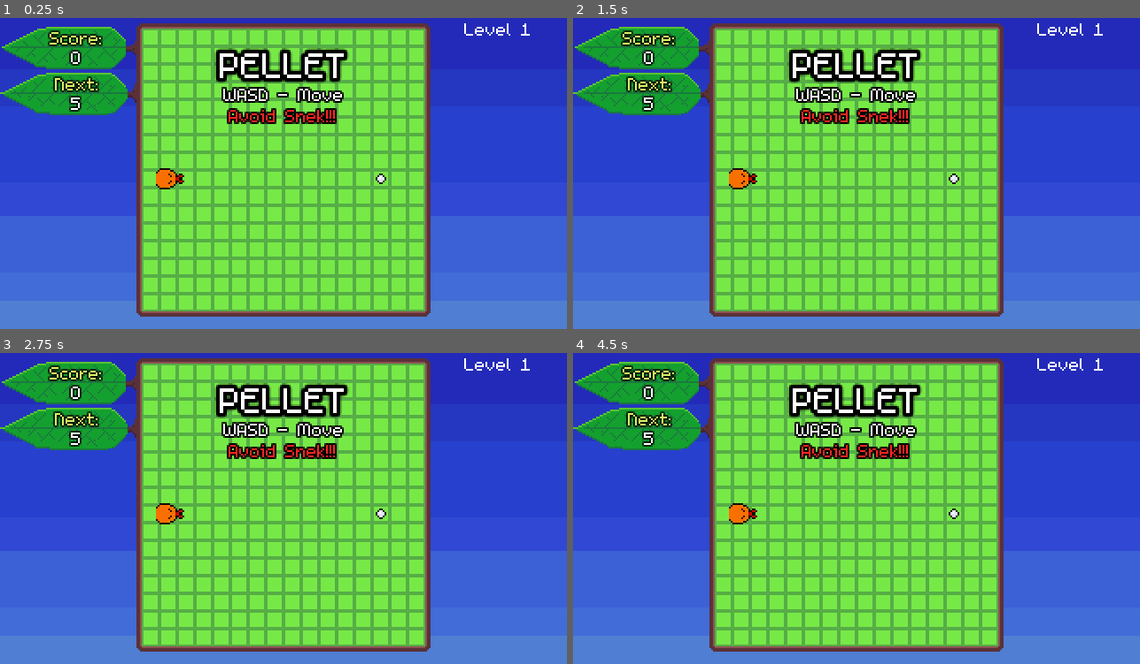
Above: before the commit, frames 1-4 (two rows, left to right).
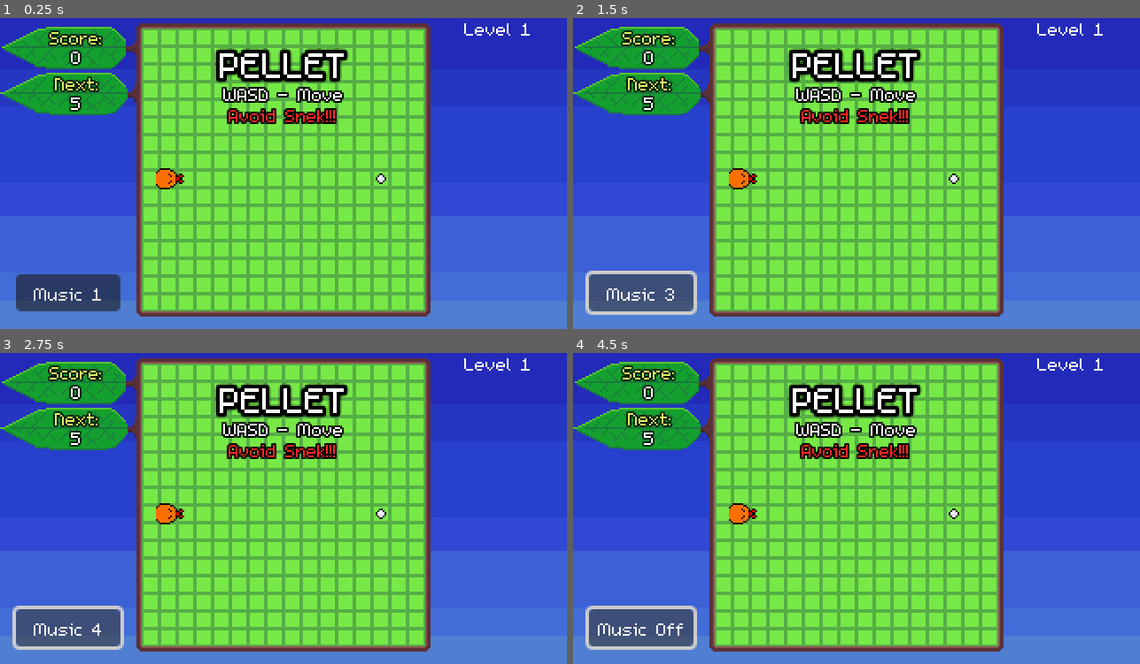
Above: after the commit, the same moments.

Repository: bdunko/Pellet
Game: Godot game, scene res://main.tscn
Same seed, same stepped clock (60 frames per second), same inputs: the game is played once before the commit and once after it.
Inputs (mouse positions are in pixels of both pictures, inside the frame that each line leads up to):
- Up to frame 1 (0.25 s): no input
- Up to frame 2 (1.5 s): click (641, 291) at 0.5 s, where only the run after the commit has a clickable "Music 1"; click (641, 291) at 1.25 s, where only the run after the commit has a clickable "Music 2"
- Up to frame 3 (2.75 s): click (68, 626) at 2 s, where only the run after the commit has a clickable "Music 3"
- Up to frame 4 (4.5 s): click (641, 626) at 2.75 s, where only the run after the commit has a clickable "Music 4"; click (641, 626) at 3.5 s, where only the run after the commit has a clickable "Music 5"; click (641, 626) at 4.25 s, where only the run after the commit has a clickable "Music 6"

The runs differ from the first frame. In frame 1, 2.2% of the frame differs, in the area x 2-22%, y 82-95%; in frame 2, 2.8%, in the area x 2-22%, y 81-96%; in frame 3, 2.8%; in frame 4, 2.8%.

Commit message:
multi music

Diff:
--- /dev/null
+++ b/MusicControl.gd
@@ -0,0 +1,11 @@
+extends TextureButton
+
+
+# Called when the node enters the scene tree for the first time.
+func _ready():
+	pass # Replace with function body.
+
+
+# Called every frame. 'delta' is the elapsed time since the previous frame.
+func _process(delta):
+	pass
--- a/default_bus_layout.tres
+++ b/default_bus_layout.tres
@@ -1,9 +1,45 @@
 [gd_resource type="AudioBusLayout" format=3 uid="uid://coypn8oxt1ati"]
 
 [resource]
-bus/1/name = &"New Bus"
+bus/1/name = &"Snake"
 bus/1/solo = false
 bus/1/mute = false
 bus/1/bypass_fx = false
-bus/1/volume_db = -8.00903
+bus/1/volume_db = 4.10241
 bus/1/send = &"Master"
+bus/2/name = &"Music1"
+bus/2/solo = false
+bus/2/mute = false
+bus/2/bypass_fx = false
+bus/2/volume_db = -6.57885
+bus/2/send = &"Master"
+bus/3/name = &"Music2"
+bus/3/solo = false
+bus/3/mute = true
+bus/3/bypass_fx = false
+bus/3/volume_db = -2.37694
+bus/3/send = &"Master"
+bus/4/name = &"Music3"
+bus/4/solo = false
+bus/4/mute = true
+bus/4/bypass_fx = false
+bus/4/volume_db = -6.25101
+bus/4/send = &"Master"
+bus/5/name = &"Music4"
+bus/5/solo = false
+bus/5/mute = true
+bus/5/bypass_fx = false
+bus/5/volume_db = -7.63485
+bus/5/send = &"Master"
+bus/6/name = &"Music5"
+bus/6/solo = false
+bus/6/mute = true
+bus/6/bypass_fx = false
+bus/6/volume_db = -6.91795
+bus/6/send = &"Master"
+bus/7/name = &"Music6"
+bus/7/solo = false
+bus/7/mute = true
+bus/7/bypass_fx = false
+bus/7/volume_db = -7.03483
+bus/7/send = &"Master"
--- a/main.gd
+++ b/main.gd
@@ -491,3 +491,77 @@
 
 func on_bullet_shot():
 	$BulletSound.play()
+
+
+var music_state = 1
+func _on_music_control_pressed():
+	if music_state == 0:
+		music_state = 1
+		$MusicButton.text = "Music 1"
+		$Music1.play(0)
+		AudioServer.set_bus_mute(2, false)
+		AudioServer.set_bus_mute(3, true)
+		AudioServer.set_bus_mute(4, true)
+		AudioServer.set_bus_mute(5, true)
+		AudioServer.set_bus_mute(6, true)
+		AudioServer.set_bus_mute(7, true)
+	elif music_state == 1:
+		music_state = 2
+		$Music2.play(0)
+		$MusicButton.text = "Music 2"
+		AudioServer.set_bus_mute(2, true)
+		AudioServer.set_bus_mute(3, false)
+		AudioServer.set_bus_mute(4, true)
+		AudioServer.set_bus_mute(5, true)
+		AudioServer.set_bus_mute(6, true)
+		AudioServer.set_bus_mute(7, true)
+	elif music_state == 2:
+		music_state = 3
+		$Music3.play(0)
+		$MusicButton.text = "Music 3"
+		AudioServer.set_bus_mute(2, true)
+		AudioServer.set_bus_mute(3, true)
+		AudioServer.set_bus_mute(4, false)
+		AudioServer.set_bus_mute(5, true)
+		AudioServer.set_bus_mute(6, true)
+		AudioServer.set_bus_mute(7, true)
+	elif music_state == 3:
+		music_state = 4
+		$Music4.play(0)
+		$MusicButton.text = "Music 4"
+		AudioServer.set_bus_mute(2, true)
+		AudioServer.set_bus_mute(3, true)
+		AudioServer.set_bus_mute(4, true)
+		AudioServer.set_bus_mute(5, false)
+		AudioServer.set_bus_mute(6, true)
+		AudioServer.set_bus_mute(7, true)
+	elif music_state == 4:
+		music_state = 5
+		$Music5.play(0)
+		$MusicButton.text = "Music 5"
+		AudioServer.set_bus_mute(2, true)
+		AudioServer.set_bus_mute(3, true)
+		AudioServer.set_bus_mute(4, true)
+		AudioServer.set_bus_mute(5, true)
+		AudioServer.set_bus_mute(6, false)
+		AudioServer.set_bus_mute(7, true)
+	elif music_state == 5:
+		music_state = 6
+		$Music6.play(0)
+		$MusicButton.text = "Music 6"
+		AudioServer.set_bus_mute(2, true)
+		AudioServer.set_bus_mute(3, true)
+		AudioServer.set_bus_mute(4, true)
+		AudioServer.set_bus_mute(5, true)
+		AudioServer.set_bus_mute(6, true)
+		AudioServer.set_bus_mute(7, false)
+	elif music_state == 6:
+		music_state = 0
+		AudioServer.set_bus_mute(2, true)
+		AudioServer.set_bus_mute(3, true)
+		AudioServer.set_bus_mute(4, true)
+		AudioServer.set_bus_mute(5, true)
+		AudioServer.set_bus_mute(6, true)
+		AudioServer.set_bus_mute(7, true)
+		$Music1.play()
+		$MusicButton.text = "Music Off"
--- a/main.tscn
+++ b/main.tscn
@@ -23,7 +23,12 @@
 [ext_resource type="AudioStream" uid="uid://cmekayqr68vk8" path="res://assets/sound/nextlevel.mp3" id="21_hy2j7"]
 [ext_resource type="AudioStream" uid="uid://pfhawlwllb4k" path="res://assets/sound/transition.mp3" id="22_bont8"]
 [ext_resource type="AudioStream" uid="uid://syjyduu4a4g" path="res://assets/sound/eat.mp3" id="23_rfv8v"]
-[ext_resource type="AudioStream" uid="uid://3hexxv3yrh65" path="res://assets/sound/Eggy Toast - Mud.mp3" id="25_urkdu"]
+[ext_resource type="AudioStream" uid="uid://i8nppwi6m68n" path="res://assets/sound/bgm.mp3" id="24_s4yrh"]
+[ext_resource type="AudioStream" uid="uid://bpjmdgt25o538" path="res://assets/sound/bgm3.mp3" id="25_5arei"]
+[ext_resource type="AudioStream" uid="uid://70nmu5rysblg" path="res://assets/sound/bgm2.mp3" id="26_nyssc"]
+[ext_resource type="AudioStream" uid="uid://bamw7dcs75bfe" path="res://assets/sound/bgm4.mp3" id="27_mo04j"]
+[ext_resource type="AudioStream" uid="uid://bd24mkc8s8nx" path="res://assets/sound/bgm5.mp3" id="28_m5f41"]
+[ext_resource type="AudioStream" uid="uid://8006g383kcen" path="res://assets/sound/bgm6.mp3" id="29_p4wmy"]
 
 [sub_resource type="RectangleShape2D" id="RectangleShape2D_ji84y"]
 size = Vector2(4.5, 166)
@@ -213,6 +218,7 @@
 [node name="DeadFilter" type="ColorRect" parent="DeadInfo"]
 offset_right = 320.0
 offset_bottom = 180.0
+mouse_filter = 2
 color = Color(0, 0, 0, 0.623529)
 
 [node name="OhNo" type="RichTextLabel" parent="DeadInfo"]
@@ -322,6 +328,7 @@
 
 [node name="MoveSound" type="AudioStreamPlayer" parent="."]
 stream = ExtResource("18_2hrks")
+bus = &"Snake"
 
 [node name="BulletSound" type="AudioStreamPlayer" parent="."]
 stream = ExtResource("19_dp7f8")
@@ -335,13 +342,47 @@
 [node name="EatSound" type="AudioStreamPlayer" parent="."]
 stream = ExtResource("23_rfv8v")
 
-[node name="AudioStreamPlayer" type="AudioStreamPlayer" parent="."]
-stream = ExtResource("25_urkdu")
-autoplay = true
-bus = &"New Bus"
+[node name="Music1" type="AudioStreamPlayer" parent="."]
+stream = ExtResource("24_s4yrh")
+autoplay = true
+bus = &"Music1"
+
+[node name="Music2" type="AudioStreamPlayer" parent="."]
+stream = ExtResource("25_5arei")
+autoplay = true
+bus = &"Music2"
+
+[node name="Music3" type="AudioStreamPlayer" parent="."]
+stream = ExtResource("26_nyssc")
+autoplay = true
+bus = &"Music3"
+
+[node name="Music4" type="AudioStreamPlayer" parent="."]
+stream = ExtResource("27_mo04j")
+autoplay = true
+bus = &"Music4"
+
+[node name="Music5" type="AudioStreamPlayer" parent="."]
+stream = ExtResource("28_m5f41")
+autoplay = true
+bus = &"Music5"
+
+[node name="Music6" type="AudioStreamPlayer" parent="."]
+stream = ExtResource("29_p4wmy")
+autoplay = true
+bus = &"Music6"
+
+[node name="MusicButton" type="Button" parent="."]
+z_index = 4096
+offset_left = 9.0
+offset_top = 149.0
+offset_right = 68.0
+offset_bottom = 170.0
+text = "Music 1"
 
 [connection signal="timeout" from="NextLevelInfo/Timer" to="NextLevelInfo" method="_on_timer_timeout"]
 [connection signal="dead" from="Pellet" to="." method="_on_pellet_dead"]
 [connection signal="moved" from="Pellet" to="." method="_on_pellet_moved"]
 [connection signal="ate_bug" from="Snakes/Snake" to="." method="on_bug_killed"]
 [connection signal="timeout" from="Timer" to="." method="_on_timer_timeout"]
+[connection signal="pressed" from="MusicButton" to="." method="_on_music_control_pressed"]
Binary file added: assets/music.png
Not shown, added: assets/music.png.import
Binary file added: assets/music1.png
Not shown, added: assets/music1.png.import
Binary file added: assets/music2.png
Not shown, added: assets/music2.png.import
Binary file added: assets/music3.png
Not shown, added: assets/music3.png.import
Binary file added: assets/musicnone.png
Not shown, added: assets/musicnone.png.import
Not shown, removed: assets/sound/Eggy Toast - Mud.mp3.import
Not shown, added: assets/sound/bgm.mp3.import
(and 13 more such lines)
